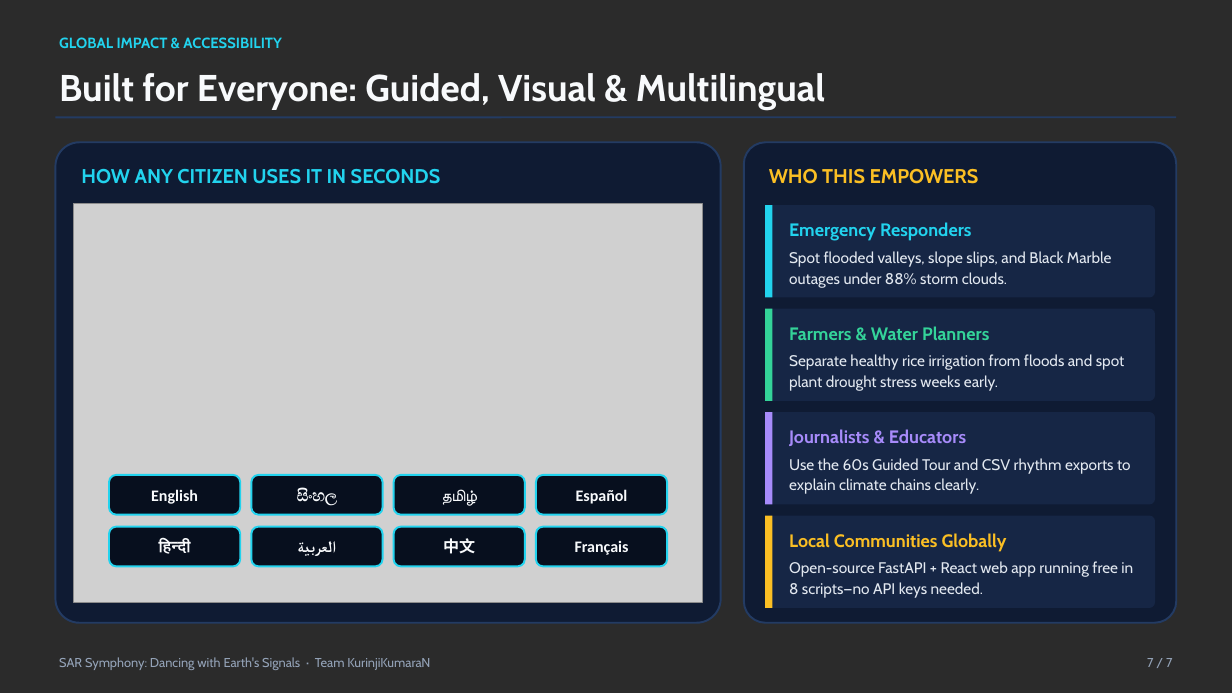
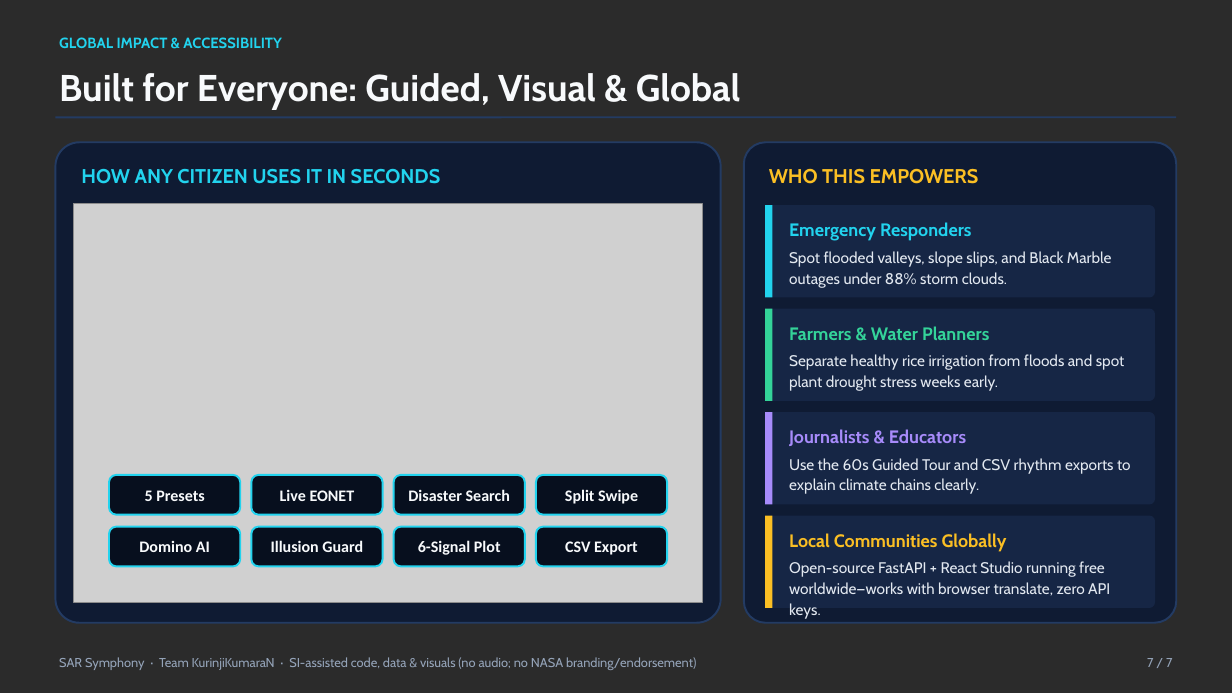
Before and after one commit to relatively-simple/SAR-Symphony, a slide deck: slide 7 of pitch/SAR_Symphony_Dancing_With_The_SARs_Pitch.pptx. Drawn at 1232x693 pixels with LibreOffice and Linux fonts; fonts in the diff are those of the drawing; grey boxes stand for pictures; background and template pictures are left out; a plain dark background stands for a picture behind light text. Boxes give left, top, right and bottom in pixels: in the first picture for what was removed or moved away, otherwise in the second. Text is boxed around its words. In the diff, an @@ line names an element or a change of style, - is before the commit and + after.

Commit message:
Add NASA Space Apps SI compliance watermarks, metadata disclosures, and optimize studio

```diff
--- a/pitch/SAR_Symphony_Dancing_With_The_SARs_Pitch.pptx
+++ b/pitch/SAR_Symphony_Dancing_With_The_SARs_Pitch.pptx
@@ text at (59, 73, 741, 110): text changed @@
-Built for Everyone: Guided, Visual & Multilingual
+Built for Everyone: Guided, Visual & Global
@@ text in rounded rectangle at (145, 490, 204, 501): text changed @@
-English
+5 Presets
@@ text in rounded rectangle at (280, 490, 355, 501): text changed @@
-සිංහල
+Live EONET
@@ text in rounded rectangle at (408, 489, 510, 501): text changed @@
-தமிழ்
+Disaster Search
@@ text in rounded rectangle at (565, 489, 638, 504): text changed @@
-Español
+Split Swipe
@@ text in rounded rectangle at (139, 541, 210, 552): text changed @@
-हिन्दी
+Domino AI
@@ text in rounded rectangle at (271, 540, 363, 552): text changed @@
-العربية
+Illusion Guard
@@ text in rounded rectangle at (418, 540, 501, 555): text changed @@
-中文
+6-Signal Plot
@@ text in rounded rectangle at (565, 541, 638, 555): text changed @@
-Français
+CSV Export
@@ text at (789, 561, 1110, 595): text changed @@
-Open-source FastAPI + React web app running free in 8 scripts—no API keys needed.
+Open-source FastAPI + React Studio running free worldwide—works with browser translate, zero API keys.
@@ text at (59, 657, 696, 670): text changed @@
-SAR Symphony: Dancing with Earth's Signals · Team KurinjiKumaraN
+SAR Symphony · Team KurinjiKumaraN · SI-assisted code, data & visuals (no audio; no NASA branding/endorsement)
```
Also in this commit, not shown: 5 other slides changed, 1 slide added, 1 slide removed, 42 other files.
